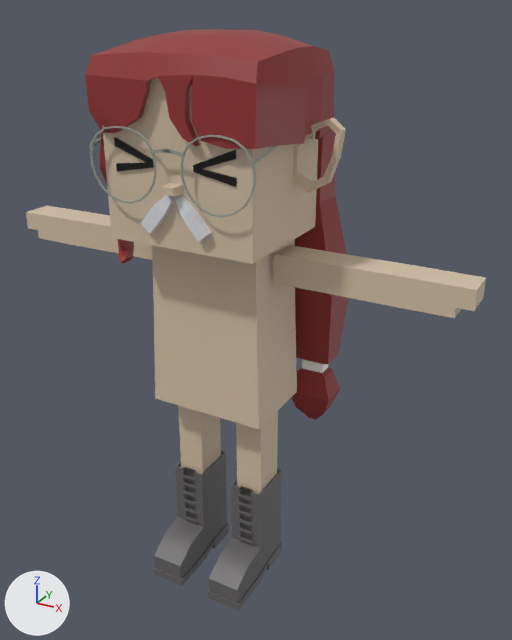
The FBX model mustachiorascals/fbx/cd1eeb15-0161-4dc0-ab67-4cb6a2c0d046.fbx, before and after one commit.
Before and after are seen from a 50 mm camera at (0.0178, -0.0279, 0.0294) aimed at (0.0011, 0.0024, 0.0143). The lights are fixed; the arrows at lower left show +X, +Y and +Z. Where no turn or scale is listed for an object, it has been applied to the vertices.

In view in the first picture: 'e_10', 'ew_round_2', 'eye_6', 'f_high_boots', 'h_twintails', 'm_d', 'mustachio_arms', 'mustachio_body', 'mustachio_head', 'mustachio_legs'.
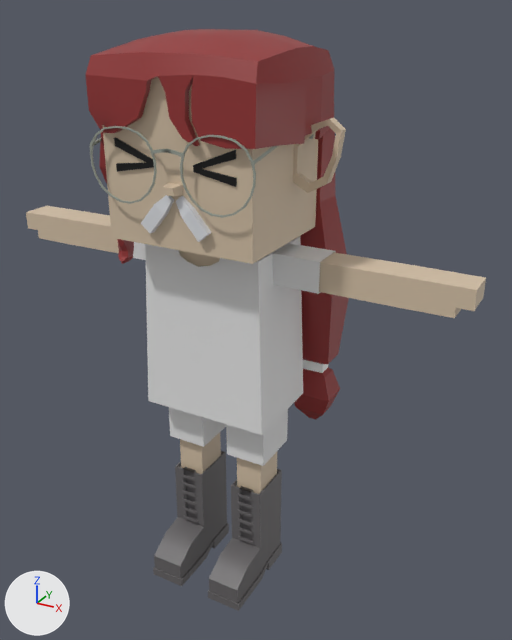
The change, as a diff of the scene's bpy script:
```diff
--- a/mustachiorascals/fbx/cd1eeb15-0161-4dc0-ab67-4cb6a2c0d046.fbx.py
+++ b/mustachiorascals/fbx/cd1eeb15-0161-4dc0-ab67-4cb6a2c0d046.fbx.py
@@ mat_upper_garment_1 @@
+mat_upper_garment_1 = principled_material('upper_garment_1')
+mat_upper_garment_1.base_color = (0.8, 0.8, 0.8)  # white #e7e7e7
@@ mat_lower_garment @@
+mat_lower_garment = principled_material('lower_garment')
+mat_lower_garment.base_color = (0.8, 0.8, 0.8)  # white #e7e7e7
@@ me_mesh_012 @@
+me_mesh_012.from_pydata(...)  # 24 vertices, 18 faces; spans x -0.00561..0.00561, y 0.00027..0.00209, z 0.01737..0.01893
+me_mesh_012.materials.append(mat_upper_garment_1)  # white #e7e7e7
@@ me_mesh_011 @@
+me_mesh_011.from_pydata(...)  # 230 vertices, 212 faces; spans x -0.00349..0.00349, y -0.0013..0.00353, z 0.00994..0.01894
+me_mesh_011.materials.append(mat_upper_garment_1)  # white #e7e7e7
@@ me_mesh_003_1 @@
+me_mesh_003_1.from_pydata(...)  # 32 vertices, 24 faces; spans x -0.003..0.003, y -0.00018..0.00265, z 0.00723..0.01232
+me_mesh_003_1.materials.append(mat_lower_garment)  # white #e7e7e7
@@ ob_c_shirt_2 @@
+ob_c_shirt_2 = bpy.data.objects.new('c_shirt_2', me_mesh_012)
+ob_c_shirt_2.location = (0.0, 0.0, 0.0)
@@ ob_c_shirt_1 @@
+ob_c_shirt_1 = bpy.data.objects.new('c_shirt_1', me_mesh_011)
+ob_c_shirt_1.location = (0.0, 0.0, 0.0)
@@ ob_c_shorts @@
+ob_c_shorts = bpy.data.objects.new('c_shorts', me_mesh_003_1)
+ob_c_shorts.location = (0.0, 0.0, 0.0)
```

Pixel boxes (x1, y1, x2, y2) of what changed, in the pictures (512 x 640 px):
'c_shirt_1', added
    after: (145, 236, 303, 435)
'c_shorts', added
    after: (169, 407, 288, 466)
'c_shirt_2', added
    after: (133, 242, 336, 294)
'mustachio_body', unchanged, covered by the edit
    before: (152, 239, 297, 429)
    after: (179, 250, 220, 267)
